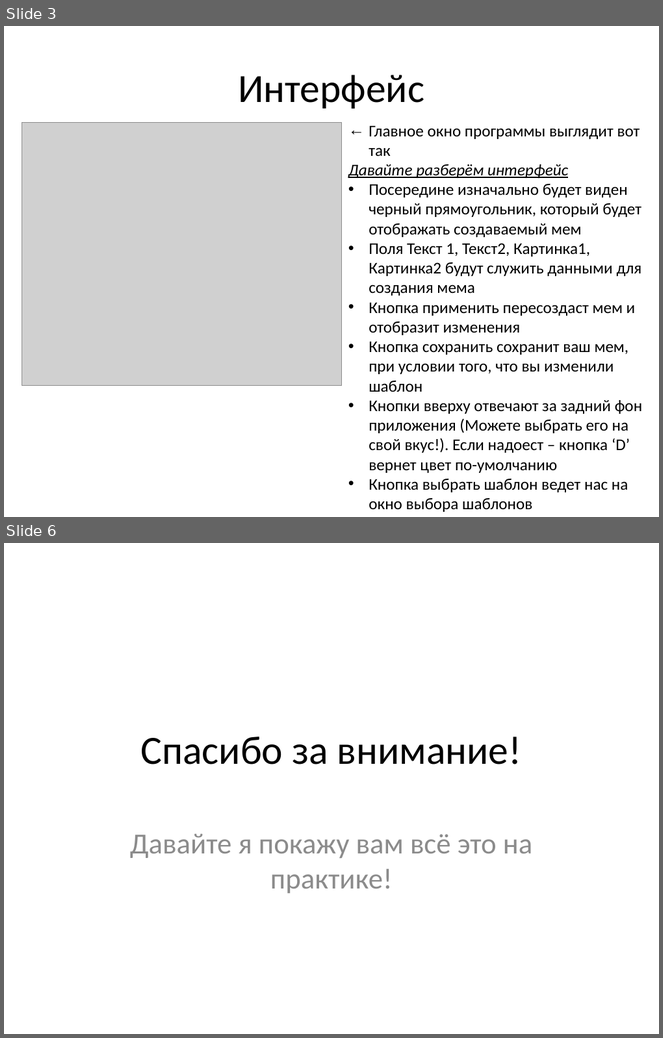
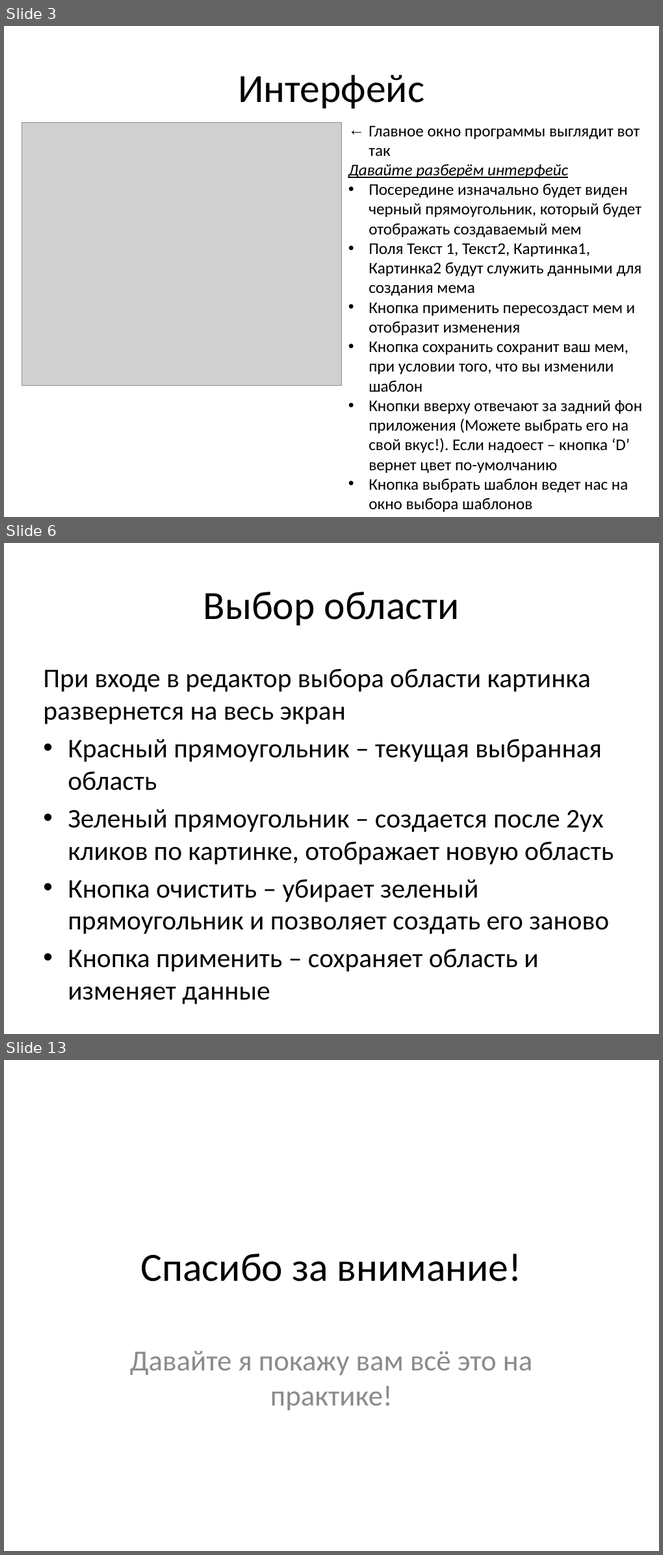
Before and after one commit to nelttjen/PyQT_project, a slide deck: PyQT_present.pptx. Shown one above the other, each under a label of ours: slides 3 and 6 before the commit, slides 3, 6 and 13 after it; the slides between them are not shown. The pictures are 663x1038 and 663x1555 pixels, drawn with LibreOffice and Linux fonts; fonts in the diff are those of the drawing; grey boxes stand for pictures. Boxes give left, top, right and bottom in pixels: in the first picture for what was removed or moved away, otherwise in the second. Text is boxed around its words. In the diff, an @@ line names an element or a change of style, - is before the commit and + after.

```diff
--- a/PyQT_present.pptx
+++ b/PyQT_present.pptx
@@ slide 6 added at [4,543,659,1034], background #FFFFFF @@
@@ title added at [204,592,460,626], 44 pt, text #000000 @@
+Выбор области
@@ text added at [43,669,614,1005], 29.6 pt, text #000000 @@
+При входе в редактор выбора области картинка развернется на весь экран
+• Красный прямоугольник – текущая выбранная область
+• Зеленый прямоугольник – создается после 2ух кликов по картинке, отображает новую область
+• Кнопка очистить – убирает зеленый прямоугольник и позволяет создать его заново
+• Кнопка применить – сохраняет область и изменяет данные
@@ what was slide 6 is now slide 13 @@
```
Also in this commit, not shown: 3 slides changed, 6 other slides added, 5 other files.
